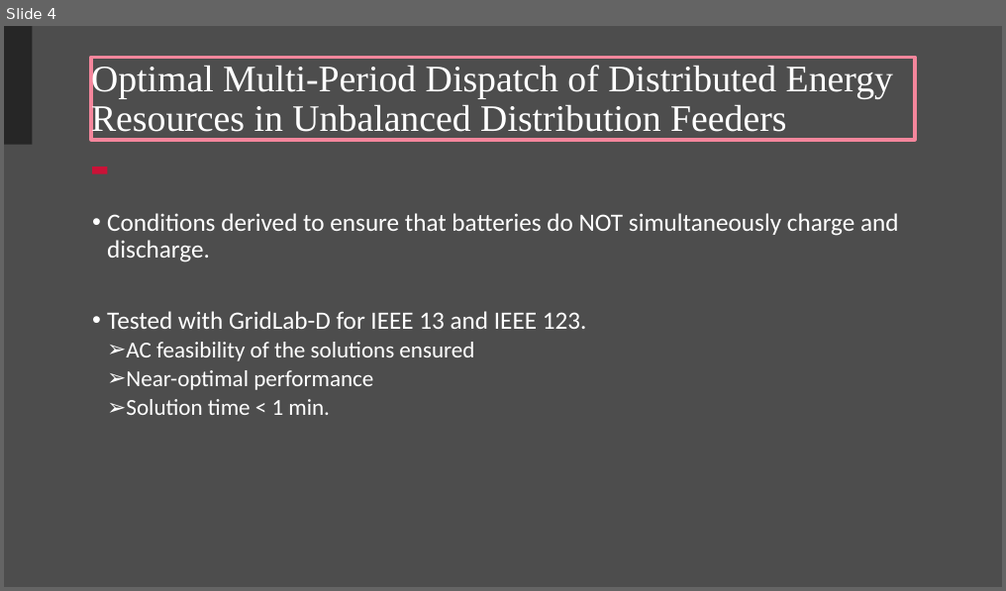
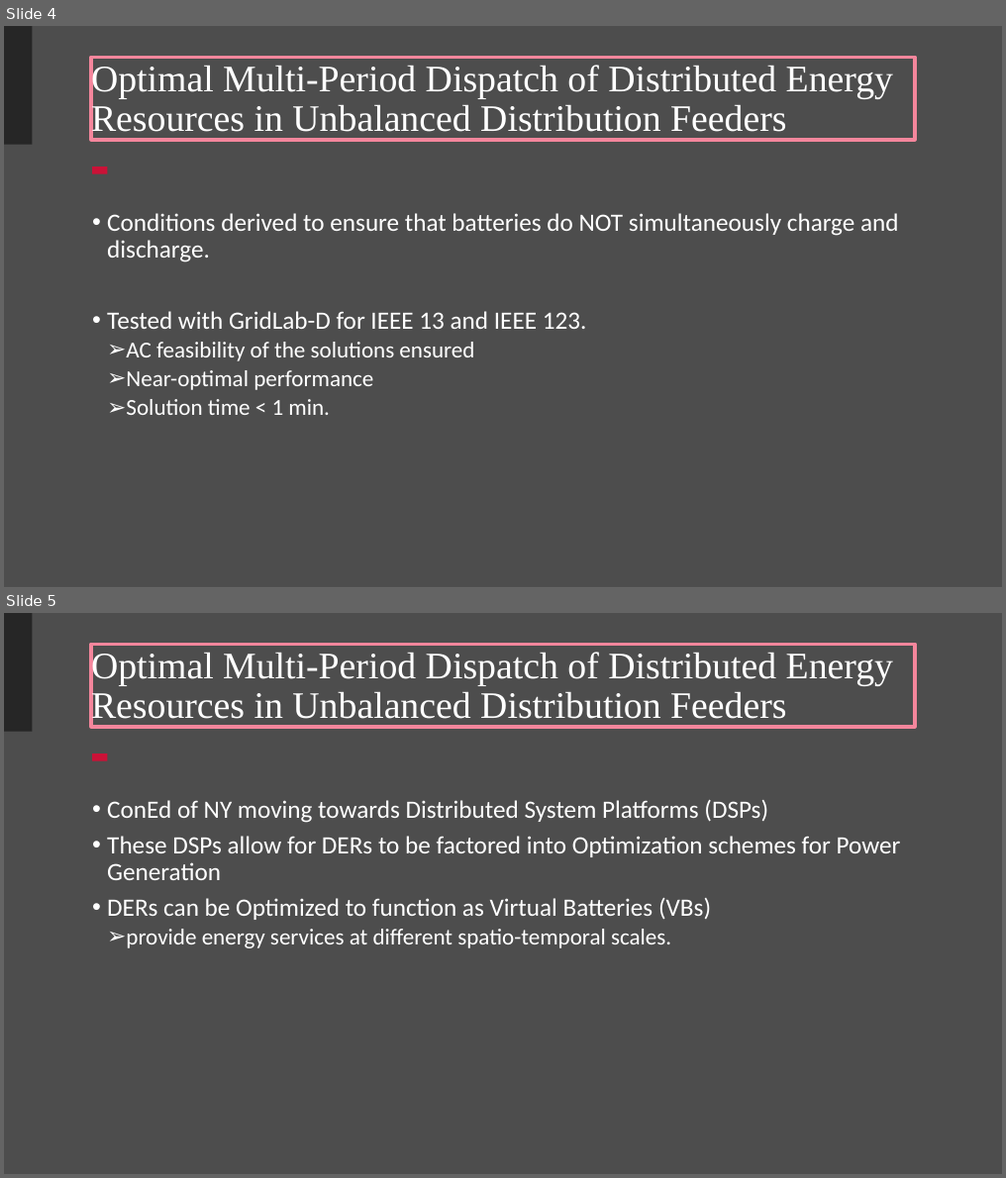
Before and after one commit to Realife-Brahmin/OriginalDocsHub, a slide deck: research_showcase/multiPeriodOptimization_aryan_ritwajeet_jha.pptx. Shown one above the other, each under a label of ours: slide 4 before the commit, slides 4 and 5 after it. The pictures are 1006x591 and 1006x1178 pixels, drawn with LibreOffice and Linux fonts; fonts in the diff are those of the drawing; background and template pictures are left out. Boxes give left, top, right and bottom in pixels: in the first picture for what was removed or moved away, otherwise in the second. Text is boxed around its words. In the diff, an @@ line names an element or a change of style, - is before the commit and + after.

Commit message:
What does ConEd intend?

```diff
--- a/research_showcase/multiPeriodOptimization_aryan_ritwajeet_jha.pptx
+++ b/research_showcase/multiPeriodOptimization_aryan_ritwajeet_jha.pptx
@@ slide 5 added at box(4, 613, 1002, 1174), background #4D4D4D; not listed: 2 template elements that a slide beside it also shows @@
@@ title added at box(91, 644, 915, 727), outline #F4869C 3 pt, 36 pt, text #FFFFFF @@
+Optimal Multi-Period Dispatch of Distributed Energy Resources in Unbalanced Distribution Feeders
@@ text added at box(107, 800, 901, 949), 24 pt, text #FFFFFF @@
+• ConEd of NY moving towards Distributed System Platforms (DSPs)
+• These DSPs allow for DERs to be factored into Optimization schemes for Power Generation
+• DERs can be Optimized to function as Virtual Batteries (VBs)
+  ➢ provide energy services at different spatio-temporal scales.
```
